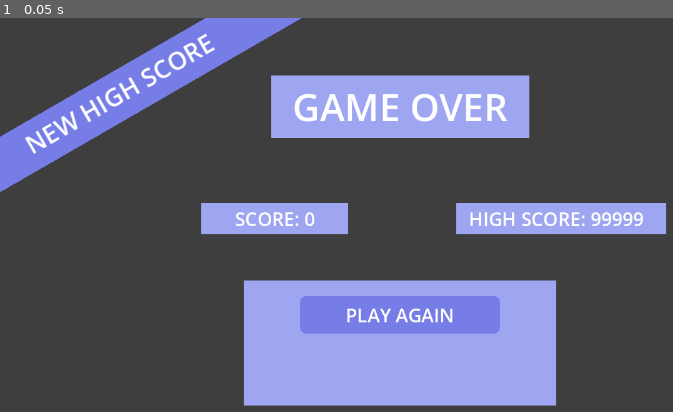
Above: before the commit, frame 1.
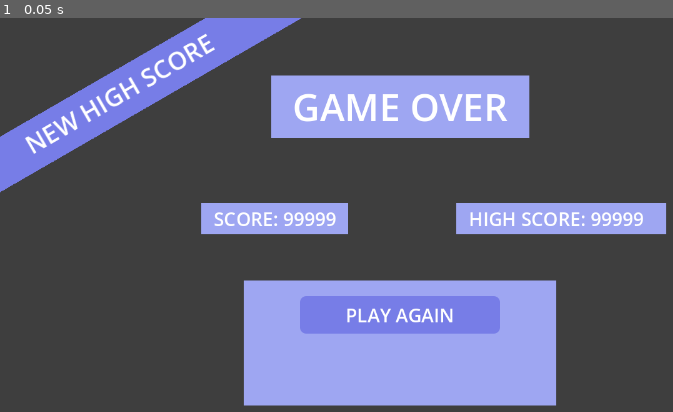
Above: after the commit, the same moment.

Repository: lolyay270/Mobile-Dev-Small
Game: Godot game, scene res://scenes/gameOver.tscn
Same seed, same stepped clock (60 frames per second), same inputs: the game is played once before the commit and once after it. This scene is started directly instead of the project's main scene.
Inputs:
- Up to frame 1 (0.05 s): no input

The runs differ from the first frame. In frame 1, 0.3% of the frame differs, in the area x 31-50%, y 49-53%.
Error after the commit: Invalid access to property or key 'score' on a base object of type 'null instance'. (res://scripts/gameOver.gd:7)

Commit message:
refactor(score): removed from gameManager

Diff:
--- a/scenes/game.tscn
+++ b/scenes/game.tscn
@@ -3,7 +3,7 @@
 [ext_resource type="Script" uid="uid://b3gsvelmqx1yi" path="res://scripts/gameStart.gd" id="1_0tnpc"]
 [ext_resource type="Texture2D" uid="uid://dkh021bwgv0om" path="res://icon.svg" id="1_5khgj"]
 [ext_resource type="Script" uid="uid://chvvopsvkk6yx" path="res://scripts/flying objects/spawner.gd" id="2_31v75"]
-[ext_resource type="Script" uid="uid://baigijg1auo7a" path="res://scripts/scoreDisplay.gd" id="2_p57ef"]
+[ext_resource type="Script" uid="uid://baigijg1auo7a" path="res://scripts/scoreManager.gd" id="2_p57ef"]
 [ext_resource type="Script" uid="uid://ol2o40kyrb2b" path="res://scripts/healthManager.gd" id="3_gee14"]
 [ext_resource type="Script" uid="uid://dc7f2jx5ckbb4" path="res://scripts/healthDisplay.gd" id="3_u5sy4"]
 [ext_resource type="Script" uid="uid://d0wt1o6dh8yp4" path="res://scripts/playerTouch.gd" id="4_iywne"]
--- a/scripts/gameManager.gd
+++ b/scripts/gameManager.gd
@@ -1,11 +1,9 @@
 extends Node
 
 @export var isPlaying: bool = true
-@export var score: int = 0
 @export var runTime: float = 0 #used for fish spawning
 
 #signal is equivalent to unity event
-signal scoreUpdated
 signal playStateUpdated
 
 enum ObjectTypes {
@@ -21,16 +19,11 @@
 	runTime += delta
 
 
-func UpdateScore(change: int):
-	score += change
-	scoreUpdated.emit()
-
-
 func UpdatePlayState(value: bool):
 	isPlaying = value
 	playStateUpdated.emit()
 
+
 func ResetToDefault():
 	UpdatePlayState(true)
-	UpdateScore(-score)
 	runTime = 0
--- a/scripts/gameOver.gd
+++ b/scripts/gameOver.gd
@@ -1,9 +1,10 @@
 extends Node
 
-@onready var scoreDisplay: Label = $BG/score
+@onready var finalScoreDisplay: Label = $BG/score
+@onready var scoreManager = $"/root/Game/Score"
 
 func _ready() -> void:
-	scoreDisplay.text = "SCORE: " + str(GameManager.score)
+	finalScoreDisplay.text = "SCORE: " + str(scoreManager.score)
 
 
 func _on_new_game_button_up() -> void:
--- a/scripts/net.gd
+++ b/scripts/net.gd
@@ -1,6 +1,7 @@
 extends Sprite2D
 
 @onready var healthManager = $"/root/Game/Health"
+@onready var scoreManager = $"/root/Game/Score"
 
 
 func _on_area_entered(area: Area2D) -> void:
@@ -14,6 +15,6 @@
 	if objType == GameManager.ObjectTypes.Bomb:
 		healthManager.UpdateHealth(-1)
 	else:
-		GameManager.UpdateScore(1)
+		scoreManager.UpdateScore(1)
 
 	object.queue_free()
--- a/scripts/scoreDisplay.gd
+++ b/scripts/scoreManager.gd
@@ -4,13 +4,15 @@
 
 extends Label
 
+@export var score: int = 0
+
 func _ready() -> void:
-	GameManager.scoreUpdated.connect(UpdateText)
 	GameManager.playStateUpdated.connect(UpdateDisplay)
 
 
-func UpdateText():
-	self.text = str(GameManager.score)
+func UpdateScore(change: int):
+	score += change
+	self.text = str(score)
 
 
 func UpdateDisplay():
Renamed: scripts/scoreDisplay.gd.uid -> scripts/scoreManager.gd.uid
